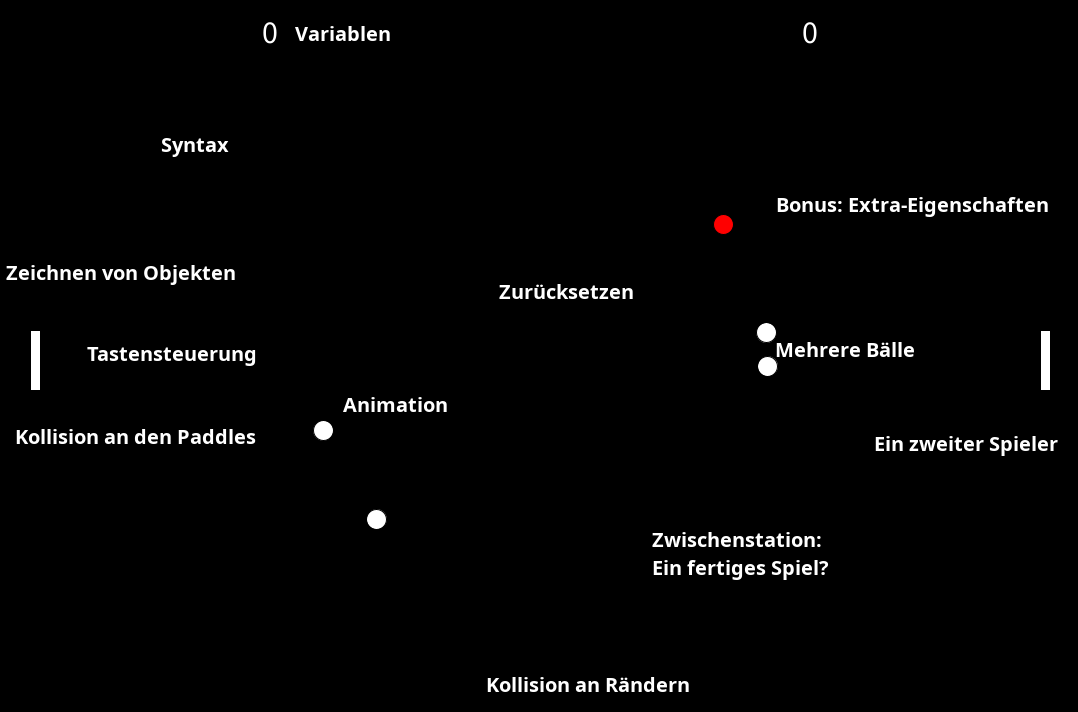
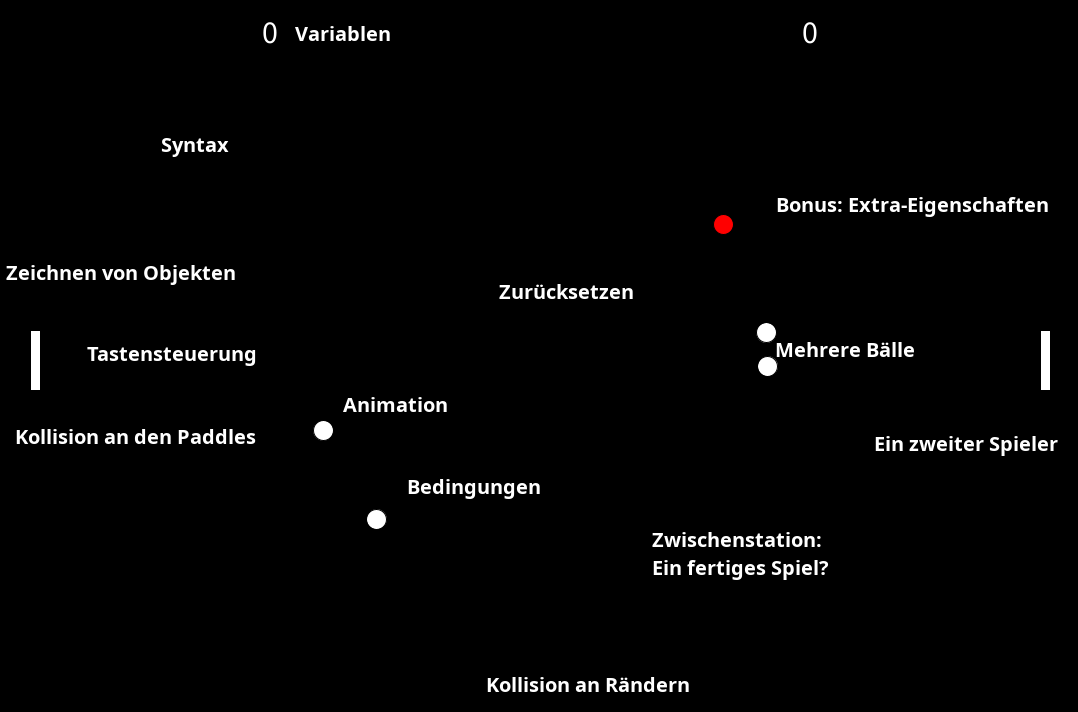
Layered file, before and after one edit (1078 × 712). Changes by layer:
added layer "Bedingungen" above "Animation" over [408, 479, 540, 499]
